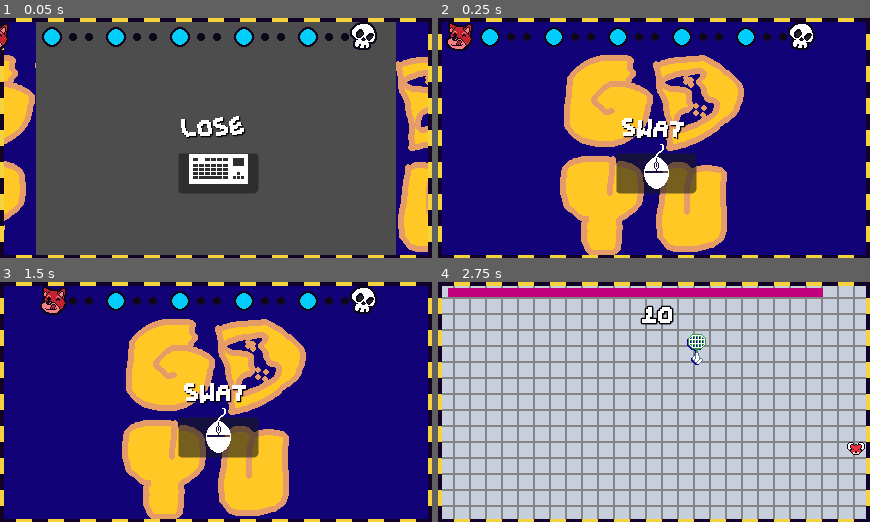
Above: before the commit, frames 1-4 (two rows, left to right).
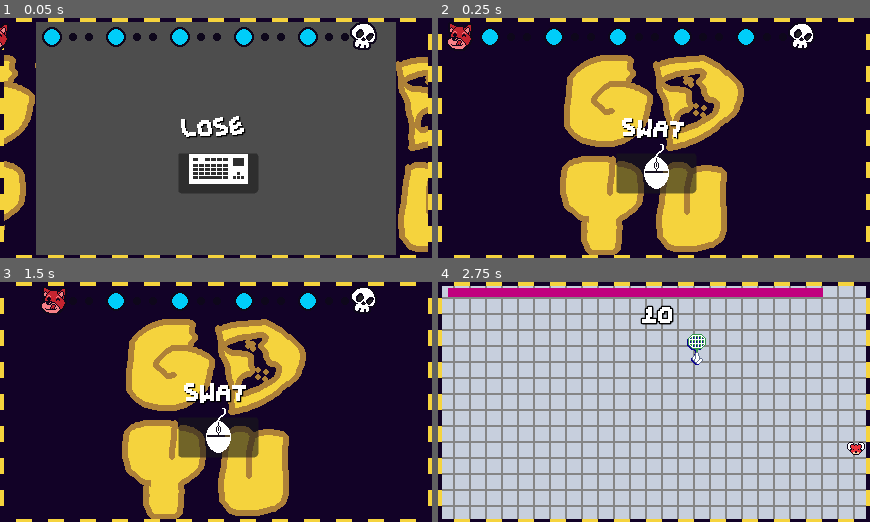
Above: after the commit, the same moments.

Repository: JUB-Yoush/scrimblo-games-vol1
Game: Godot game, scene res://main.tscn
The game is run twice, just before and just after one commit, with the same random seed, the same clock (stepped at 60 frames per second) and the same inputs. This scene is started directly instead of the project's main scene. The engine's default icon, where the game draws it, is replaced by a stand-in: a white triangle on a blue panel in a dark square.
Inputs (mouse positions are in pixels of both pictures, inside the frame that each line leads up to):
- Up to frame 1 (0.05 s): no input
- Up to frame 2 (0.25 s): no input
- Up to frame 3 (1.5 s): tap Enter (ui_accept) at 0.5, 0.77, 1.07 s; move the mouse to (311, 390) at 0.52 s; hold Right (ui_right) from 0.53 s (still down); tap Space (draw) at 0.6, 1.35 s; click (311, 390) at 0.67 s; move the mouse to (129, 414) at 1.27 s; click (129, 414) at 1.42 s
- Up to frame 4 (2.75 s): tap Enter (ui_accept) at 1.52, 1.82 s; move the mouse to (697, 349) at 2.02 s; release Right (ui_right) at 2.03 s; hold Left (ui_left) from 2.03 s (still down); tap Space (draw) at 2.1 s; click (697, 349) at 2.17 s

The runs differ from the first frame. In frame 1, 11% of the frame differs, in the area x 0-100%, y 1-99%; in frame 2, 76%; in frame 3, 77%; in frame 4, nothing differs.

Commit message:
it's due at the end of this week, finished or not

Diff:
--- /dev/null
+++ b/audio_player.gd
@@ -0,0 +1,30 @@
+extends AudioStreamPlayer
+
+
+var audio_bus_name := "Master"
+@onready var _bus := AudioServer.get_bus_index(audio_bus_name)
+@onready var sfxPlayer = $SFXPlayer
+
+# Called when the node enters the scene tree for the first time.
+func _ready() -> void:
+	set_volume(5)
+	pass # Replace with function body.
+
+
+# Called every frame. 'delta' is the elapsed time since the previous frame.
+func _process(delta: float) -> void:
+	pass
+
+func play_music(music:AudioStream):
+	if stream == music:
+		return
+
+	stream = music
+	play()
+
+func play_sfx(sfx:AudioStream):
+	sfxPlayer.stream = sfx
+	sfxPlayer.play()
+
+func set_volume(value):
+	AudioServer.set_bus_volume_db(_bus,linear_to_db(value))
--- /dev/null
+++ b/audio_player.tscn
@@ -0,0 +1,8 @@
+[gd_scene load_steps=2 format=3 uid="uid://diqt7vbh5s4nf"]
+
+[ext_resource type="Script" path="res://audio_player.gd" id="1_qd8tw"]
+
+[node name="AudioStreamPlayer" type="AudioStreamPlayer"]
+script = ExtResource("1_qd8tw")
+
+[node name="SFXPlayer" type="AudioStreamPlayer" parent="."]
--- a/games/flyswat/src/fly.gd
+++ b/games/flyswat/src/fly.gd
@@ -31,6 +31,7 @@
 func on_clicked(viewport,event,shape_idx):
 	if event is InputEventMouseButton:
 		if alive:
+			AudioPlayer.play_sfx(preload("res://assets/sound/sfx/swat.wav"))
 			alive = false
 			died.emit()
 			$Sprite2D.texture = load("res://games/flyswat/assets/fly-ded.png")
--- a/games/flyswat/src/game.gd
+++ b/games/flyswat/src/game.gd
@@ -25,6 +25,7 @@
 
 # Called when the node enters the scene tree for the first time.
 func _ready() -> void:
+	AudioPlayer.play_music(preload("res://assets/sound/music/flyswat.ogg"))
 	Input.set_mouse_mode(Input.MOUSE_MODE_HIDDEN)
 	add_child(timer)
 	add_child(gameTimer)
--- a/games/flyswat/src/game.tscn
+++ b/games/flyswat/src/game.tscn
@@ -108,3 +108,5 @@
 scale = Vector2(2.72, 0.519999)
 value = 50.0
 texture_progress = ExtResource("5_j31oi")
+
+[node name="SFXPlayer" type="AudioStreamPlayer" parent="."]
--- a/games/quickdraw/src/game.gd
+++ b/games/quickdraw/src/game.gd
@@ -24,10 +24,12 @@
 @onready var scrimblo:Sprite2D = $Scrimblo
 @onready var wizard:Sprite2D = $Wizard
 func _ready() -> void:
+	AudioPlayer.play_music(preload("res://assets/sound/music/quickdraw_theme.ogg"))
 	play_round()
 	pass # Replace with function body.
 
 func lose():
+	AudioPlayer.play_sfx(preload("res://assets/sound/sfx/shot.wav"))
 	$Hitflash.visible = true
 	await get_tree().create_timer(.1).timeout
 	$Hitflash.visible = false
@@ -49,6 +51,7 @@
 	pass
 
 func shoot():
+	AudioPlayer.play_sfx(preload("res://assets/sound/sfx/shot.wav"))
 	player_shot = true
 	$Hitflash.visible = true
 	await get_tree().create_timer(.1).timeout
--- a/games/vsKayla/game.gd
+++ b/games/vsKayla/game.gd
@@ -17,15 +17,17 @@
 var appeals = ["* You show Kayla a gif. \n It's spinning Rei Chiquita.","* You simply ask Kayla \n  for more social credit.","You turn to the audience \n (there is no audience)"]
 var opposes = ["* You go on an impasioned rant about \n your disdain for audio-visualizers.","* You correct Kayla. \n  \"We aren't the Gaming Club,\" \n  \"We make games, Actually\"","* You try distracting Kayla from the \n knife orbiting you."]
 var hrtalks = ["* you use the Macaroni Corpo Jargon\n technique."]
-var start_turn_texts = ["* Smells of Scrimblo resedue.","* Your heart is filled with... pasta.","* Do Scrimblos dream of \n Sheep (2000) for the PSX?"]
-
-var enemy_turn_text = ["Well Christina, I made it. dispite your directions.","quite fond of this scrimblo character"]
+var start_turn_texts = ["* Smells of Scrimblo resedue.","* Your heart is filled with... pasta.","* Do Scrimblos dream of \n* Sheep (2000) for the PSX?","* This Boss battle was like, \n* 50% of development time."]
+
+var enemy_turn_text = ["Well Christina, I made it. despite your directions.","I am quite fond of this Scrimblo character","Is this how you hold all your meetings?"]
+#var enemy_turn_text = ["Is this how you hold all your meetings?"]
 var opposing_turn_text = ["You've been ordering \na lot of Gino's Pizza."]
 var start_turn_text = "* world is scrim blo blo blo"
 
 var awaiting_command = false
 var opposing = false
 var scrimbookied = false
+var scrimbookied_turn:int
 var sparable = false
 
 var scrimblo = false
@@ -56,10 +58,12 @@
 		if pigeon_waiting:
 			if turn_count == pigeon_turn + 2:
 				pigeon_returned = true
-		if turn_count == deadline:
-			out_of_time()
+		if scrimbookied and turn_count == scrimbookied_turn + 3:
+			scrimbookied = false
+		#if turn_count == deadline:
+			#out_of_time()
 			pass
-var deadline = 10
+var deadline = 100
 
 var max_hp := 20
 var hp := 20:
@@ -87,6 +91,7 @@
 	%MissPlayer.play("preset")
 	await %AnimationPlayer.animation_finished
 	%Cursor.position = Vector2(14,228)
+	AudioPlayer.play_music(preload("res://assets/sound/music/cover1.ogg"))
 	%AnimationPlayer.play("bob")
 	get_viewport().gui_focus_changed.connect(update_cursor)
 	danmaku.attack_over.connect(func(): update_game_state(GAME_STATE.MENUS))
@@ -169,6 +174,8 @@
 		%Cmd1.visible = true
 		%Cmd1.text = "  * Kayla"
 
+		if sparable:
+			%Cmd1.modulate = "#fefe00"
 		%Cmd1.pressed.connect(spare)
 	elif command == COMMANDS.ITEM:
 		populate_items(0)
@@ -204,6 +211,8 @@
 func spare():
 	menu_state = MENU_STATES.CHOSEN
 	if sparable:
+		print_to_menu("* You inform Kayla that GDYU is \n* Getting a club room in the \n* Second Student Centre.")
+		await txb_adv
 		#turn her grey or whatever and sto animation
 		%EnemySprite.modulate = "#717171"
 		%AnimationPlayer.stop()
@@ -221,6 +230,7 @@
 	%Dialog.text = ""
 	%MenuString.text = ""
 	for box in cmdboxes:
+		box.modulate = "#ffffff"
 		box.visible = false
 		box.text = ""
 		# reset signals
@@ -246,6 +256,7 @@
 		await txb_adv
 	elif item_str == "* Scrimbookie":
 		scrimbookied = true
+		scrimbookied_turn = turn_count
 		print_to_menu("* You feel especially persuasive.\n  Extra Social Credit for 3 turns.")
 		await txb_adv
 	elif item_str == "* Pigeon":
--- a/games/vsKayla/game.tscn
+++ b/games/vsKayla/game.tscn
@@ -174,76 +174,6 @@
 "values": [true]
 }
 
-[sub_resource type="Animation" id="Animation_hvsen"]
-resource_name = "die"
-length = 3.0
-tracks/0/type = "method"
-tracks/0/imported = false
-tracks/0/enabled = true
-tracks/0/path = NodePath("%Knife/../Danmaku")
-tracks/0/interp = 1
-tracks/0/loop_wrap = true
-tracks/0/keys = {
-"times": PackedFloat32Array(0),
-"transitions": PackedFloat32Array(1),
-"values": [{
-"args": [],
-"method": &"heart_explode"
-}]
-}
-
-[sub_resource type="Animation" id="Animation_03o8r"]
-resource_name = "start"
-length = 1.7
-tracks/0/type = "value"
-tracks/0/imported = false
-tracks/0/enabled = true
-tracks/0/path = NodePath("%Knife/../bg:z_index")
-tracks/0/interp = 1
-tracks/0/loop_wrap = true
-tracks/0/keys = {
-"times": PackedFloat32Array(0.0333333),
-"transitions": PackedFloat32Array(1),
-"update": 1,
-"values": [513]
-}
-tracks/1/type = "value"
-tracks/1/imported = false
-tracks/1/enabled = true
-tracks/1/path = NodePath("%Cursor:z_index")
-tracks/1/interp = 1
-tracks/1/loop_wrap = true
-tracks/1/keys = {
-"times": PackedFloat32Array(0.0333333),
-"transitions": PackedFloat32Array(1),
-"update": 1,
-"values": [514]
-}
-tracks/2/type = "value"
-tracks/2/imported = false
-tracks/2/enabled = true
-tracks/2/path = NodePath("%Cursor:visible")
-tracks/2/interp = 1
-tracks/2/loop_wrap = true
-tracks/2/keys = {
-"times": PackedFloat32Array(0, 0.6, 0.7, 0.8, 0.9, 1),
-"transitions": PackedFloat32Array(1, 1, 1, 1, 1, 1),
-"update": 1,
-"values": [false, true, false, true, false, true]
-}
-tracks/3/type = "value"
-tracks/3/imported = false
-tracks/3/enabled = true
-tracks/3/path = NodePath("%Cursor:position")
-tracks/3/interp = 1
-tracks/3/loop_wrap = true
-tracks/3/keys = {
-"times": PackedFloat32Array(1, 1.5),
-"transitions": PackedFloat32Array(1, 1),
-"update": 0,
-"values": [Vector2(159, 108), Vector2(14, 228)]
-}
-
 [sub_resource type="Animation" id="Animation_goqap"]
 resource_name = "bob"
 loop_mode = 1
@@ -260,32 +190,22 @@
 "values": [Vector2(0, 0), Vector2(0, 1)]
 }
 
-[sub_resource type="Animation" id="Animation_4cq8l"]
-resource_name = "miss"
-length = 1.3
-tracks/0/type = "value"
+[sub_resource type="Animation" id="Animation_hvsen"]
+resource_name = "die"
+length = 3.0
+tracks/0/type = "method"
 tracks/0/imported = false
 tracks/0/enabled = true
-tracks/0/path = NodePath("%Knife/../MissSprite:visible")
+tracks/0/path = NodePath("%Knife/../Danmaku")
 tracks/0/interp = 1
 tracks/0/loop_wrap = true
 tracks/0/keys = {
-"times": PackedFloat32Array(0, 1.3),
-"transitions": PackedFloat32Array(1, 1),
-"update": 1,
-"values": [true, false]
-}
-tracks/1/type = "value"
-tracks/1/imported = false
-tracks/1/enabled = true
-tracks/1/path = NodePath("%Knife/../MissSprite:position")
-tracks/1/interp = 2
-tracks/1/loop_wrap = true
-tracks/1/keys = {
-"times": PackedFloat32Array(0, 0.166667, 0.833333),
-"transitions": PackedFloat32Array(1, 1, 1),
-"update": 0,
-"values": [Vector2(216, 19), Vector2(216, 6), Vector2(216, 10)]
+"times": PackedFloat32Array(0),
+"transitions": PackedFloat32Array(1),
+"values": [{
+"args": [],
+"method": &"heart_explode"
+}]
 }
 
 [sub_resource type="Animation" id="Animation_fsfal"]
@@ -329,6 +249,34 @@
 "values": [ExtResource("32_uopsb"), ExtResource("26_0y71k"), ExtResource("32_uopsb"), ExtResource("26_0y71k"), ExtResource("32_uopsb"), ExtResource("26_0y71k"), ExtResource("32_uopsb"), ExtResource("26_0y71k")]
 }
 
+[sub_resource type="Animation" id="Animation_4cq8l"]
+resource_name = "miss"
+length = 1.3
+tracks/0/type = "value"
+tracks/0/imported = false
+tracks/0/enabled = true
+tracks/0/path = NodePath("%Knife/../MissSprite:visible")
+tracks/0/interp = 1
+tracks/0/loop_wrap = true
+tracks/0/keys = {
+"times": PackedFloat32Array(0, 1.3),
+"transitions": PackedFloat32Array(1, 1),
+"update": 1,
+"values": [true, false]
+}
+tracks/1/type = "value"
+tracks/1/imported = false
+tracks/1/enabled = true
+tracks/1/path = NodePath("%Knife/../MissSprite:position")
+tracks/1/interp = 2
+tracks/1/loop_wrap = true
+tracks/1/keys = {
+"times": PackedFloat32Array(0, 0.166667, 0.833333),
+"transitions": PackedFloat32Array(1, 1, 1),
+"update": 0,
+"values": [Vector2(216, 19), Vector2(216, 6), Vector2(216, 10)]
+}
+
 [sub_resource type="Animation" id="Animation_2qv0d"]
 resource_name = "preset"
 step = 0.1
@@ -355,6 +303,58 @@
 "transitions": PackedFloat32Array(1),
 "update": 1,
 "values": [false]
+}
+
+[sub_resource type="Animation" id="Animation_03o8r"]
+resource_name = "start"
+length = 1.7
+tracks/0/type = "value"
+tracks/0/imported = false
+tracks/0/enabled = true
+tracks/0/path = NodePath("%Knife/../bg:z_index")
+tracks/0/interp = 1
+tracks/0/loop_wrap = true
+tracks/0/keys = {
+"times": PackedFloat32Array(0.0333333),
+"transitions": PackedFloat32Array(1),
+"update": 1,
+"values": [513]
+}
+tracks/1/type = "value"
+tracks/1/imported = false
+tracks/1/enabled = true
+tracks/1/path = NodePath("%Cursor:z_index")
+tracks/1/interp = 1
+tracks/1/loop_wrap = true
+tracks/1/keys = {
+"times": PackedFloat32Array(0.0333333),
+"transitions": PackedFloat32Array(1),
+"update": 1,
+"values": [514]
+}
+tracks/2/type = "value"
+tracks/2/imported = false
+tracks/2/enabled = true
+tracks/2/path = NodePath("%Cursor:visible")
+tracks/2/interp = 1
+tracks/2/loop_wrap = true
+tracks/2/keys = {
+"times": PackedFloat32Array(0, 0.6, 0.7, 0.8, 0.9, 1),
+"transitions": PackedFloat32Array(1, 1, 1, 1, 1, 1),
+"update": 1,
+"values": [false, true, false, true, false, true]
+}
+tracks/3/type = "value"
+tracks/3/imported = false
+tracks/3/enabled = true
+tracks/3/path = NodePath("%Cursor:position")
+tracks/3/interp = 1
+tracks/3/loop_wrap = true
+tracks/3/keys = {
+"times": PackedFloat32Array(1, 1.5),
+"transitions": PackedFloat32Array(1, 1),
+"update": 0,
+"values": [Vector2(159, 108), Vector2(14, 228)]
 }
 
 [sub_resource type="AnimationLibrary" id="AnimationLibrary_qnsa2"]
--- a/games/yiik/src/game.gd
+++ b/games/yiik/src/game.gd
@@ -32,7 +32,7 @@
 @onready var richTextLabel:RichTextLabel = $Panel/RichTextLabel
 signal game_over(result)
 func _ready() -> void:
-
+	AudioPlayer.play_music(preload("res://assets/sound/music/output.ogg"))
 	%MarginContainer.rotation = 0
 	var clock = Timer.new()
 	clock.timeout.connect(
--- a/games/yudumsort/src/game.gd
+++ b/games/yudumsort/src/game.gd
@@ -32,6 +32,7 @@
 var over = false
 signal game_over(result)
 func _ready() -> void:
+	AudioPlayer.play_music(preload("res://assets/sound/music/gant_steps_ambient.ogg"))
 	pick_games()
 	%Button1.pressed.connect(func(): picked(1))
 	%Button2.pressed.connect(func(): picked(2))
@@ -62,6 +63,8 @@
 		if right == 5:
 			over = true
 			game_over.emit(1)
+		else:
+			pick_games()
 		pass
 	else:
 		print('wrong choice')
--- a/main.gd
+++ b/main.gd
@@ -5,7 +5,9 @@
 #"res://games/flyswat/src/game.tscn",
 #"res://games/yudumsort/src/game.tscn",
 #"res://games/mushroom/src/game.tscn",]
-var microgames:Array[String] = ["res://games/flyswat/src/game.tscn"]
+var microgames:Array[String] = [
+"res://games/flyswat/src/game.tscn",
+]
 var playedGames:Array[String] = []
 var result:bool
 var currentGame
@@ -16,6 +18,7 @@
 		%Lifebar.visible = true
 		var lifeSprite = get_node("Lifebar/Lives%d" % lives)
 		await get_tree().create_timer(.5).timeout
+		AudioPlayer.play_sfx(preload("res://assets/sound/sfx/explosion.wav"))
 		lifeSprite.texture = load("res://assets/explosion/gamemaker_explosion.png")
 		lifeSprite.hframes = 17
 		lifeSprite.frame = 0
@@ -35,6 +38,7 @@
 
 # Called when the node enters the scene tree for the first time.
 func _ready() -> void:
+	microgames.shuffle()
 	score = 0
 	move_scrimblo()
 	between_games(true,null,null)
@@ -65,18 +69,14 @@
 	play_game(gameInstance,"res://games/vsKayla/game.tscn")
 
 func select_game():
+	var gameString:String
 
-
-	var gameString:String = microgames.pick_random()
-
-	if playedGames.size() == microgames.size():
+	if microgames.size() == 0:
 		gameString = "res://games/vsKayla/game.tscn"
 		return gameString
-	print(playedGames)
-	while playedGames.has(gameString):
-		gameString = microgames.pick_random()
-
-	return gameString
+	else:
+		gameString = microgames.pop_front()
+		return gameString
 
 
 func play_game(gameInstance,gameString):
@@ -108,6 +108,7 @@
 	if result == true:
 		if prevGame != null:
 			animPlayer.play("win")
+			AudioPlayer.play_sfx(preload("res://assets/sound/sfx/golf-clap.wav"))
 			await animPlayer.animation_finished
 
 		if prevGameString == "res://games/vsKayla/game.tscn":
@@ -120,6 +121,7 @@
 
 	animPlayer.play("close")
 	await animPlayer.animation_finished
+	AudioPlayer.stop()
 	if result == false:
 		lives -= 1
 		await get_tree().create_timer(.5).timeout
--- a/menu.tscn
+++ b/menu.tscn
@@ -20,6 +20,7 @@
 
 [node name="bg" type="TextureRect" parent="."]
 material = SubResource("ShaderMaterial_vp0yu")
+layout_mode = 0
 offset_right = 439.0
 offset_bottom = 248.0
 texture = ExtResource("3_vx0ln")
--- a/menu/menu.gd
+++ b/menu/menu.gd
@@ -3,6 +3,7 @@
 
 # Called when the node enters the scene tree for the first time.
 func _ready() -> void:
+	AudioPlayer.play_music(preload("res://assets/sound/music/title_theem.ogg"))
 	%StartButton.pressed.connect(func(): get_tree().change_scene_to_file('res://main.tscn'))
 	%SettingsButton.pressed.connect(func(): get_tree().change_scene_to_file('res://menu/settings.tscn'))
 
--- a/menu/settings.tscn
+++ b/menu/settings.tscn
@@ -19,6 +19,7 @@
 
 [node name="bg" type="TextureRect" parent="."]
 material = SubResource("ShaderMaterial_opq1f")
+layout_mode = 0
 offset_right = 439.0
 offset_bottom = 242.0
 texture = ExtResource("3_glyj6")
@@ -57,6 +58,9 @@
 [node name="VolumeSlider" type="HSlider" parent="MarginContainer/VBoxContainer/MarginContainer"]
 unique_name_in_owner = true
 layout_mode = 2
+max_value = 12.0
+step = 0.5
+value = 5.0
 
 [node name="VsyncBox" type="CheckBox" parent="MarginContainer/VBoxContainer"]
 unique_name_in_owner = true
--- a/menu/settingsmenu.gd
+++ b/menu/settingsmenu.gd
@@ -23,7 +23,7 @@
 }
 
 func _ready() -> void:
-	%VolumeSlider.value_changed.connect(func(value):AudioServer.set_bus_volume_db(_bus,linear_to_db(value)))
+	%VolumeSlider.value_changed.connect(func(value):AudioPlayer.set_volume(value))
 	%ExitButton.pressed.connect(func(): get_tree().change_scene_to_file('res://menu.tscn'))
 
 
--- a/project.godot
+++ b/project.godot
@@ -11,9 +11,13 @@
 [application]
 
 config/name="gdyuware"
-run/main_scene="res://main.tscn"
+run/main_scene="res://menu.tscn"
 config/features=PackedStringArray("4.3", "GL Compatibility")
 config/icon="res://icon.svg"
+
+[autoload]
+
+AudioPlayer="*res://audio_player.tscn"
 
 [display]
 
Not shown, added: assets/sound/music/cover1.ogg.import
Not shown, added: assets/sound/music/flyswat.ogg.import
Not shown, added: assets/sound/music/gant_steps_ambient.ogg.import
Not shown, added: assets/sound/music/output.ogg.import
Not shown, added: assets/sound/music/quickdraw_theme.ogg.import
Not shown, added: assets/sound/music/title_theem.ogg.import
Not shown, added: assets/sound/sfx/explosion.wav.import
Not shown, added: assets/sound/sfx/golf-clap.wav.import
Not shown, added: assets/sound/sfx/shot.wav.import
Not shown, added: assets/sound/sfx/swat.wav.import
Not shown, added: assets/sound/sfx/undertale/enemy-encounter-undertale.mp3.import
Not shown, added: assets/sound/sfx/undertale/killsoundpreview.mp3.import
(and 31 more such lines)
